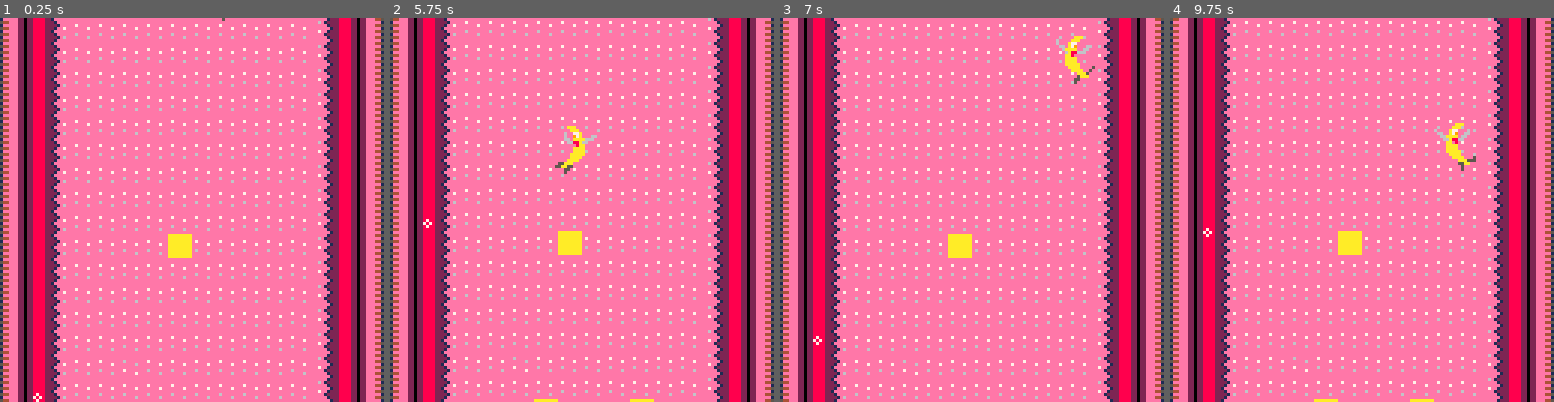
Above: before the commit, frames 1-4 (left to right).
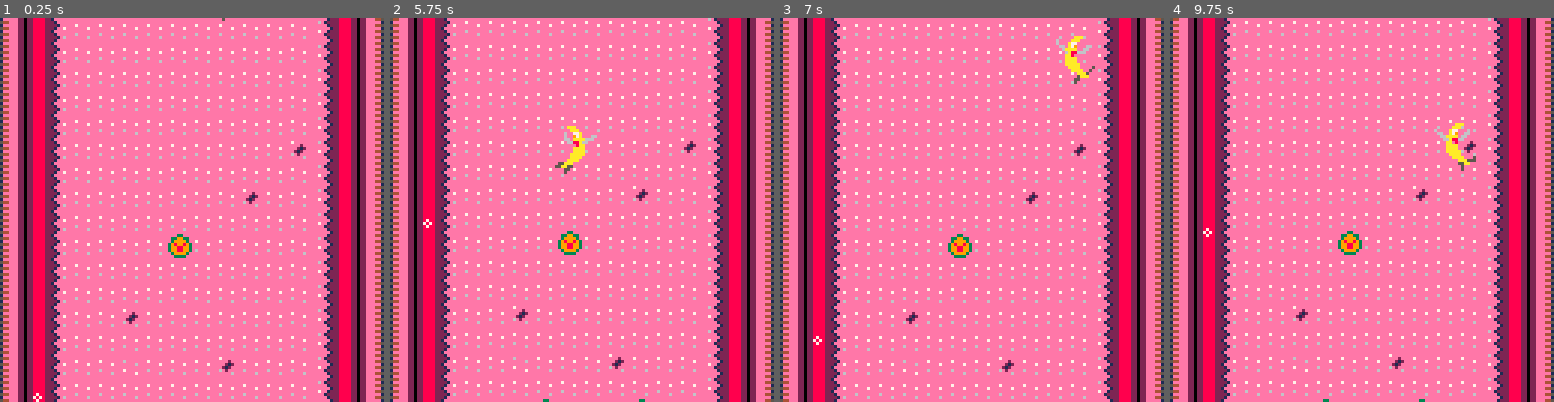
Above: after the commit, the same moments.

Repository: antonono/pico8
Game: PICO-8 cartridge carts/dontEatMe.p8
Two runs of this game, one before a commit and one after it. Both use one fixed random seed, a clock stepped at 60 frames per second and the inputs below.
Inputs:
- Up to frame 1 (0.25 s): no input
- Up to frame 2 (5.75 s): hold Right 1.6-2.1 s; hold Up 2.15-2.42 s; hold Right 2.47-3.03 s; hold Left 3.08-3.58 s; hold Down 3.63-3.97 s; hold Right 4.02-4.68 s; hold Up 4.73-5.03 s; hold Left 5.08-5.68 s; hold Down from 5.73 s (still down)
- Up to frame 3 (7 s): release Down at 6.03 s; hold Right 6.08-6.58 s; hold Right from 6.63 s (still down)
- Up to frame 4 (9.75 s): release Right at 7.13 s; hold Up 7.18-7.45 s; hold Right 7.5-8.07 s; hold Left 8.12-8.62 s; hold Down 8.67-9 s; hold Right 9.05-9.72 s

The runs differ from the first frame. In frame 1, 0.6% of the frame differs, in the area x 32-80%, y 32-93%; in frame 2, 0.7%, in the area x 32-80%, y 31-100%; in frame 3, 0.6%; in frame 4, 0.7%.

Commit message:
MAJ MAP 1-2 monster

Diff:
--- a/carts/dontEatMe.p8
+++ b/carts/dontEatMe.p8
@@ -368,38 +368,38 @@
 
 
 __gff__
-02020202020202020202020200000000020202020202020202020202000000000202020202020202020200000000000002020202020202020202000000000000000000009000009040008040c0404040400000009000900000000000404040004000000000000000000000404040400000000000400004100000004040404000
+02020202020202020202020200000000020202020202020202020202000000000202020202020202020200000000000002020202020202020202000000000000000000009000009040408040c0404040400000009000900040404000404040004000000000000000404040404040400010000000400004104040004040404000
 0000000000000000000000000000000000000000000000000000000000000000000000000000000000000000000000000000000000000000000000000000000000000000000000000000000000000000000000000000000000000000000000000000000000000000000000000000000000000000000000000000000000000000
 __map__
-42534445454545454545454545544352004e00000000000000000000000000000000000000000000000000005f0e0e0e0e0e0e0e0e0e0e0e0e0e0e0e0e0e0e0e0e5f5f5f00000000000000000000000000006f000000000000000000000000000000005f5f5f5f5f5f5f5f5f5f5f5f5f5f5f005f5f0000000000000000000000
+42534445454545454545454545544352004e00000000000000000000000000000000000000000000000000005f0e0e0e0e0e0e0e0e0e0e0e0e0e0e0e0e0e0e0e0e5f5f5f5f5f5f5f5f5f5f5f5f5f5f5f5f5f5f5f5f5f5f5f5f5f5f5f5f5f5f5f5f5f5f5f5f5f5f5f5f5f5f5f5f5f5f5f5f5f5f5f5f5f5f5f5f5f5f5f5f5f5f5f
 42534445454545454545454545544352000000000000000000000000000000000000000000000000000000005f0e0e0e0e0e0e0e0e0e0e0e0e0e0e0e0e0e0e0e0e5f5f5f5f5f5f5f5f5f5f5f5f5f5f5f5f5f0f5f5f5f5f5f5f5f5f5f5f5f5f5f5f5f5f5f5f5f5f5f5f5f5f5f5f5f5f5f5f5f005f5f0000000000000000000000
 42534445454545454545454545544352000000000000000000000000000000000000000000000000000000005f0e0e0e0e0e0e0e0e0e0e0e0e0e0e0e0e0e0e5f5f5f5f5f5f5f5f5f5f5f5f5f5f5f5f5f5f5f0f5f5f5f5f5f5f5f5f5f5f5f5f5f5f5f5f5f5f5f5f5f5f5f5f5f5f5f5f5f5f5f005f5f0000000000000000000000
 4253444545454545454545454554435200000000000000000000000000000000000000000000000000000000000e0e0e0e0e0e0e0e0e0e0e0e0e0e0e0e0e0e0e5f5f5f5f5f5f5f5f5f5f5f5f5f5f5f5f5f5f0f5f5f5f5f5f5f5f5f5f5f5f5f5f5f5f5f5f5f5f5f5f5f5f5f5f5f5f5f5f5f5f005f5f0000000000000000000000
-4253444545454545454545454554435200000000000000000000000000000000000000000000000000000000000e0e0e0e0e0e0e0e0e0e0e0e0e0e0e0e0e0e0e5f5f5f5f5f5f5f5f5f0f0f0f0f0f5f5f5f5f0f5f5f5f5f5f5f5f5f5f5f5f5f5f5f5f5f5f5f5f5f5f5f5f5f5f5f5f5f5f5f5f005f5f0000000000000000000000
-425344454545454545454545455443525a000000000000000000000000000000000000000000000000000000000e0e0e0e0e0e0e0e0e0e0e0e0e0e0e0e0e0e0e5f5f5f5f5f5f5f5f5f0f0f0f000f5f5f5f5f0f5f5f5f5f5f5f5f5f5f5f5f5f5f5f5f5f5f5f5f5f5f5f5f5f5f5f5f5f5f5f5f5f5f5f6f00000000000000000000
-425344454545454545454545455443525a007575750000000000000000000000000000000000000000000000000e0e0e0e0e0e0e0e0e0e0e0e0e0e0e0e0e0e0e0e6f6f6f6f6f6f4f6b61615d4e4e4e4e4e4e4e4e4e4e4e4e4e4e4e4e4e4e4e4e4e4e4e4e4e4e4e4e4e4e4e4e4e4e4e4e4e4e4e4e4e4e4e4e4e4e4e4e4e4e4e6d
-425344454545454545454545455443525a007500000075000000000000000000000000000000000000000000000e0e0e0e0e0e0e0e0e0e0e0e0e0e0e0e0e0e0e0e6f6f6f6f6f6f4f6b61615d4b4b4b4b4b4b4b4b4b4b4b4b4b4b4b4b4b4b4b4b4b4b4b4b4b4b4b4b4b4b4b4b4b4b4b4b4b4b4b4b4b4b4b4b4b4b4b4b4b4b5c5c
-425344454545454545454545455443525a007500000000000000000000000000000000000000000000000000000e0e0e0e0e0e0e0e0e0e0e0e0e0e0e0e0e0e0e0e6f6f6f6f6f6f4f6b61616161616161616161616161616161616161616161616161616161616161616161616161616161616161616161616161616161615d4d
-425344454545457745454545455443525a007575000075000075757500000000000000000000000000000000000e0e0e0e0e0e0e0e0e0e0e0e0e0e0e0e0e0e0e0e6f6f6f6f6f6f4f6b61616161616161616161616161616161616161616161616161616161616161616161616161616161616161616161616161616161615d4d
-4253444545454545454545454554435200007500000075000075007500000000000000000000000000000000000e0e0e0e0e0e0e0e0e0e0e0e0e0e0e0e0e0e0e0e6f6f6f6f6f6f4f6b61616161616161616161616161616161616161616161616161616161616161616161616161616161616161616161616161616161615d4d
-4253444545454545454545454554435200007500000075000075007500000000000000000000000000000000000e0e0e0e0e0e0e0e0e0e0e0e0e0e5f5f5f5f5f5f6f6f6f6f6f6f4f6b61616161616161616161616161616161616161616161616161616161616161616161616161616161616161616161616161616161615d4d
-4253444545454545454545454554435200000000000000000000000000000000000000000000000000000000000e0e0e0e0e0e0e0e0e0e0e0e0e0e0e0e0e0e0e0e6f6f6f6f6f6f4f6b61616161616161616161616161616161616161616161616161616161616161616161616161616161616161616161616161616161615d4d
-4253444545454545454545454554435200000000000000000000000000000000000000000000000000000000000e0e0e0e0e0e0e0e0e0e0e0e0e0e0e0e5f5f1e006f6f6f6f6f6f4f6b61616161616161616161616161616161616161616161616161616161616161616161616161616161616161616161616161616161615d4d
-4253444545464545454545454554435200000000000000000000000000000000000000000000000000000000000e0e0e0e0e0e0e0e0e0e0e0e0e0e5f5f5f5f1e006f6f6f6f6f6f4f6b5e5e5e5e5e5e5e5e5e5e5e5e5e5e5e5e5e5e5e5e5e5e5e5e5e5e5e5e5e5e5e5e5e5e5e5e5e5e5e5e5e5e5e5e5e5e5e5e61616161615d4d
-42534445454545454545454545544352000000000000000000000000000000000000000000000000000000001e0e0e0e0e0e0e0e0e0e0e0e0e0e0e0e0e0e0e1e5f6f6f6f6f6f6f4f5c5c5c5c5c5c5c5c5c5c5c5c5c5c5c5c5c5c5c5c5c5c5c5c5c5c5c5c5c5c5c5c5c5c5c5c5c5c5c5c5c5c5c5c5c5c5c5c5c61616161615d4d
-42534445454577454545774545474352000000000000000000000000000000000000000000000000000000001e0e0e0e0e0e0e0e0e0e0e0e0e0e0e0e0e0e0e1e5f605c4b4b4b4b4b4b4b4b4b4b4b4b4b4b4b4b4b4b4b4b4b4b4b4b4b4b4b4b4b4b4b4b4b4b4b4b4b4b4b4b4b4b4b4b4b4b4b4b4b4b4b4b4b4b61616161615d4d
-42535645454545454545454545544352000000000000000000000000000000000000000000000000000000001e0e0e0e0e0e0e0e0e0e0e0e0e0e0e0e0e0e0e1e5f4f6b61616161616161616161616161616161616161616161616161616161616161616161616161616161616161616161616161616161616161616161615d4d
-42535645454545454545454545544352000000000000000000000000000000000000000000000000000000001e0e0e0e0e0e0e0e0e0e0e0e0e0e0e0e0e0e0e1e5f4f6b61616161616161616161616161616161616161616161616161616161616161616161616161616161616161616161616161616161616161616161615d4d
-42535645454545454545454545544352000000000000000000000000000000000000000000000000000000001e0e0e0e0e0e0e0e0e0e0e0e0e0e0e0e0e0e0e1e5f4f6b61616161616161616161616161616161616161616161616161616161616161616161616161616161616161616161616161616161616161616161615d4d
-42535645454545454545454545544352000000000000000000000000000000000000000000000000000000001e0e0e0e0e0e0e0e0e0e0e0e0e0e0e0e0e0e0e1e5f4f6b61616161616161616161616161616161616161616161616161616161616161616161616161616161616161616161616161616161616161616161615d4d
-42535645454545454545454545544352000000000000000000000000000000000000000000000000000000001e0e0e0e5f0e0e0e0e0e0e0e0e0e0e0e0e0e0e1e5f4f6b61616161616161616161616161616161616161616161616161616161616161616161616161616161616161616161616161616161616161616161615d4d
-42535645454545454545454545544352000000000000000000000000000000000000000000000000000000001e0e0e0e5f0e0e0e0e0e0e0e0e0e0e0e0e0e0e1e5f4f6b61616161616161616161616161616161616161616161616161616161616161616161616161616161616161616161616161616161616161616161615d4d
-42535645454545454545454545544352000000000000000000000000000000000000000000000000000000001e0e0e0e0e0e0e0e0e0e0e0e0e0e0e0e0e0e0e1e5f4f6b61616161616161616161616161616161616161616161616161616161616161616161616161616161616161616161616161616161616161616161615d4d
-42535645454545454545454545544352000000000000000000000000000000000000000000000000000000001e0e0e0e0e0e0e0e0e0e0e0e0e0e0e0e0e5f5f5f5f4f6b61616161615d5e5e5e5e5e5e5e5e5e5e5e5e5e5e5e5e5e5e5e5e5e5e5e5e5e5e5e5e5e5e5e5e5e5e5e5e5e5e5e5e5e5e5e5e5e5e5e5e5e5e5e5e5e5c6e
-42535645454545454545454545544352000000000000000000000000000000000000000000000000000000001e0e0e0e0e0e0e0e0e0e0e0e0e0e0e0e0e5f5f5f5f4f6b61616161615d4b4b4b4b4b4b4b4b4b4b4b4b4b4b4b4b4b4b4b4b4b4b4b4b4b4b4b4b4b4b4b4b4b4b4b4b4b4b4b4b4b4b4b4b4b4b4b4b4b4b4b4b4b5c7e
-42535645454545454545454545544352000000000000000000000000000000000000000000000000000000000000000000000000000000000000000000000000004f6b61616161616161616161616161616161616161616161616161616161616161616161616161616161616161616161616161616161616161616161615d4d
-42535645454545454545454545544352000000000000000000000000000000000000000000000000000000000000000000000000000000000000000000000000004f6b61616161616161616161616161616161616161616161616161616161616161616161616161616161616161616161616161616161616161616161615d4d
-42535645454545454545454545544352000000000000000000000000000000000000000000000000000000000000000000000000000000000000000000000000004f6b61616161616161616161616161616161616161616161616161616161616161616161616161616161616161616161616161616161616161616161615d4d
-425356454545454545454545455443520000000000000000000000000000005f5f5f5f5f5f5f5f5f5f5f5f5f5f5f5f5f5f5f5f5f5f5f5f5f5f5f5f5f5f5f5f5f5f4f6b61616161616161616161616161616161616161616161616161616161616161616161616161616161616161616161616161616161616161616161615d4d
-425356454545454545454545455443520000000000000000000000000000005f5f5f5f5f5f5f5f5f5f5f5f5f5f5f5f5f5f5f5f5f5f5f5f5f5f5f5f5f5f5f5f5f5f4f6b61616161616161616161616161616161616161616161616161616161616161616161616161616161616161616161616161616161616161616161615d4d
-42535645454545454545454545544352000000000000000000000000000000000000000000000000000000000000000000000000000000000000000000000000004f6b61616161616161616161616161616161616161616161616161616161616161616161616161616161616161616161616161616161616161616161615d4d
+4253444545454545454545454554435200000000000000000000000000000000000000000000000000000000000e0e0e0e0e0e0e0e0e0e0e0e0e0e0e0e0e0e0e5f5f5f5f5f5f5f5f5f5f5f5f5f5f5f5f5f5f5f5f5f5f5f5f5f5f5f5f5f5f5f5f5f5f5f5f5f5f5f5f5f5f5f5f5f5f5f5f5f5f5f5f5f5f5f5f5f5f5f5f5f5f5f5f
+425344454545454545454545555443525a000000000000000000000000000000000000000000000000000000000e0e0e0e0e0e0e0e0e0e0e0e0e0e0e0e0e0e0e5f4f6b61615d4e4e4e4e4e4e4e4e4e4e4e4e4e4e4e4e4e4e4e4e4e4e4e4e4e4e4e4e4e4e4e4e4e4e4e4e4e4e4e4e4e4e4e4e4e4e4e4e4e4e4e4e4e4e4e4e4e6d
+425344454545454545454545455443525a007575750000000000000000000000000000000000000000000000000e0e0e0e0e0e0e0e0e0e0e0e0e0e0e0e0e0e0e6f4f6b62615d4b4b4b4b4b4b4b4b4b4b4b4b4b4b4b4b4b4b4b4b4b4b4b4b4b4b4b4b4b4b4b4b4b4b4b4b4b4b4b4b4b4b4b4b4b4b4b4b4b4b4b4b4b4b4b4b5c4d
+425344454545454545455545455443525a007500000075000000000000000000000000000000000000000000000e0e0e0e0e0e0e0e0e0e0e0e0e0e0e0e0e0e0e6f4f6b61616161616161616161616161616161616161616161616161616869616161616162616161616161626161616161616161616161616161616161615d4d
+425344454545454545454545455443525a007500000000000000000000000000000000000000000000000000000e0e0e0e0e0e0e0e0e0e0e0e0e0e0e0e0e0e0e6f4f6b61726161616161617261616261616161616172616261616161617879616161616161616161616161616161616161726161616161616161616162615d4d
+425344454545457045454545455443525a007575000075000075757500000000000000000000000000000000000e0e0e0e0e0e0e0e0e0e0e0e0e0e0e0e0e0e0e6f4f6b61617261616161616161616161616161616161616161616161616161616161616161616172616161617261616161616161616161616261616161615d4d
+4253444545454545454545454554435200007500000075000075007500000000000000000000000000000000000e0e0e0e0e0e0e0e0e0e0e0e0e0e0e0e0e0e0e6f4f6b61616161616161726161616161616161626161616161616161616172616161616161616161616161616161616161616161616161616161616161615d4d
+4253444545454545454545454554435200007500000075000075007500000000000000000000000000000000000e0e0e0e0e0e0e0e0e0e0e0e0e0e5f5f5f5f5f6f4f6b61686961616261616161617261616161616869616161617261626161616161726161616161616261616161686961616161616261616168696172615d4d
+4253444545554545454545454554435200000000000000000000000000000000000000000000000000000000000e0e0e0e0e0e0e0e0e0e0e0e0e0e0e0e0e0e0e6f4f6b61787961616161616161626161616161617879616261616161616161616161616161616161616161616161787961616161616161616178796161615d4d
+4253444545454545454545454554435200000000000000000000000000000000000000000000000000000000000e0e0e0e0e0e0e0e0e0e0e0e0e0e0e0e5f5f1e6f4f5c5e5e5e5e5e5e5e5e5e5e5e5e5e5e5e5e5e5e5e5e5e5e5e5e5e5e5e5e5e5e5e5e5e5e5e5e5e5e5e5e5e5e5e5e5e5e5e5e5e5e5e5e5e5761616161615d4d
+4253444545464545455545454554435200000000000000000000000000000000000000000000000000000000000e0e0e0e0e0e0e0e0e0e0e0e0e0e5f5f5f5f1e6f505a5a5a5a5a5a5a5a5a5a5a5a5a5a5a5a5a5a5a5a5a5a5a5a5a5a5a5a5a5a5a5a5a5a5a5a5a5a5a5a5a5a5a5a5a5a5a5a5a5a5a5a5a5a6661617261615d4d
+42534445454545454545454545544352000000000000000000000000000000000000000000000000000000001e0e0e0e0e0e0e0e0e0e0e0e0e0e0e0e0e0e0e1e6f604e4e4e4e4e4e4e4e4e4e4e4e4e4e4e4e4e4e4e4e4e4e4e4e4e4e4e4e4e4e4e4e4e4e4e4e4e4e4e4e4e4e4e4e4e4e4e4e4e4e4e4e4e4e6661616161615d4d
+42534445454570454545704545474352000000000000000000000000000000000000000000000000000000001e0e0e0e0e0e0e0e0e0e0e0e0e0e0e0e0e0e0e1e5f4f5c4b4b4b4b4b4b4b4b4b4b4b4b4b4b4b4b4b4b4b4b4b4b4b4b4b4b4b4b4b4b4b4b4b4b4b4b4b4b4b4b4b4b4b4b4b4b4b4b4b4b4b4b4b6761616161615d4d
+42535645454545454545454555544352000000000000000000000000000000000000000000000000000000001e0e0e0e0e0e0e0e0e0e0e0e0e0e0e0e0e0e0e1e5f4f6b61616161616161616168696161616161616161616161616161616161616161616161616869616161616161686961616161616172616161616161615d4d
+42535645454545454545454545544352000000000000000000000000000000000000000000000000000000001e0e0e0e0e0e0e0e0e0e0e0e0e0e0e0e0e0e0e1e5f4f6b61616161616161616178796161617261616161616161616261616161616162616161617879616161626161787961616161616161616162616161625d4d
+42535645454545454545454545544352000000000000000000000000000000000000000000000000000000001e0e0e0e0e0e0e0e0e0e0e0e0e0e0e0e0e0e0e1e5f4f6b62616161616161616161616161616161626161616161616161616161616161616161616161616161616161616161726161626161616161616161615d4d
+42535645454545454545454545544352000000000000000000000000000000000000000000000000000000001e0e0e0e0e0e0e0e0e0e0e0e0e0e0e0e0e0e0e1e5f4f6b61616261616161616161616161616161616161616161616161616161616161616161616161616161616161616161616161616161616161616161615d4d
+42535655454545454545454545544352000000000000000000000000000000000000000000000000000000001e0e0e0e5f0e0e0e0e0e0e0e0e0e0e0e0e0e0e1e5f4f6b61616161616161616161616161616161686961616161616168696162616161616869616161616161616161616161616161616161616161616161615d4d
+42535645454545454545454545544352000000000000000000000000000000000000000000000000000000001e0e0e0e5f0e0e0e0e0e0e0e0e0e0e0e0e0e0e1e5f4f6b61616161616161726162626161616161787961617261616178796161616172617879616161616161626161726161616161616161616161616161615d4d
+42535645454545454545455545544352000000000000000000000000000000000000000000000000000000001e0e0e0e0e0e0e0e0e0e0e0e0e0e0e0e0e0e0e1e5f4f6b6161616161645e5e5e5e5e5e5e5e5e5e5e5e5e5e5e5e5e5e5e5e5e5e5e5e5e5e5e5e5e5e5e5e5e5e5e5e5e5e5e5e5e5e5e5e5e5e5e5e5e5e5e5e5e5c4d
+42535645454545454545454545544352000000000000000000000000000000000000000000000000000000001e0e0e0e0e0e0e0e0e0e0e0e0e0e0e0e0e5f5f5f5f4f6b6161616161635a5a5a5a5a5a5a5a5a5a5a5a5a5a5a5a5a5a5a5a5a5a5a5a5a5a5a5a5a5a5a5a5a5a5a5a5a5a5a5a5a5a5a5a5a5a5a5a5a5a5a5a5a5a6e
+42535645454545454545454545544352000000000000000000000000000000000000000000000000000000001e0e0e0e0e0e0e0e0e0e0e0e0e0e0e0e0e5f5f5f5f4f6b6161626161634e4e4e4e4e4e4e4e4e4e4e4e4e4e4e4e4e4e4e4e4e4e4e4e4e4e4e4e4e4e4e4e4e4e4e4e4e4e4e4e4e4e4e4e4e4e4e4e4e4e4e4e4e4e7e
+42535645454545454545454545544352000000000000000000000000000000000000000000000000000000000000000000000000000000000000000000000000004f6b7261616161654b4b4b4b4b4b4b4b4b4b4b4b4b4b4b4b4b4b4b4b4b4b4b4b4b4b4b4b4b4b4b4b4b4b4b4b4b4b4b4b4b4b4b4b4b4b4b4b4b4b4b4b4b5c4d
+42535645454545454545554545544352000000000000000000000000000000000000000000000000000000000000000000000000000000000000000000000000004f6b61616161616161616161616172616161616161616161616161616869616161616161626161616161616161616161616161616161616161616161615d4d
+42535645554545454545454545544352000000000000000000000000000000000000000000000000000000000000000000000000000000000000000000000000004f6b61616161616161616161616162616161616161616161616161617879616161616161616161616261616161616161616161616161616161616161615d4d
+425356454545454545454545455443520000000000000000000000000000005f5f5f5f5f5f5f5f5f5f5f5f5f5f5f5f5f5f5f5f5f5f5f5f5f5f5f5f5f5f5f5f5f5f4f6b61616161616161616161616161616161616161626161616161616161616161616161616161616161616161616161616162616161616161616161615d4d
+425356454545454545454545455443520000000000000000000000000000005f5f5f5f5f5f5f5f5f5f5f5f5f5f5f5f5f5f5f5f5f5f5f5f5f5f5f5f5f5f5f5f5f5f4f6b61616161616161616161616261616161616161616161726161616161616161616161616161616161616161616161616161726161616161616161615d4d
+42535645454545554545454545544352000000000000000000000000000000000000000000000000000000000000000000000000000000000000000000000000004f6b61686961616161616161616161616161616869616161616161616161616161616161617261616161616161686961616161616161616168696161615d4d
Not shown, changed: 64 lines of the sprite sheet (__gfx__) section of carts/dontEatMe.p8
